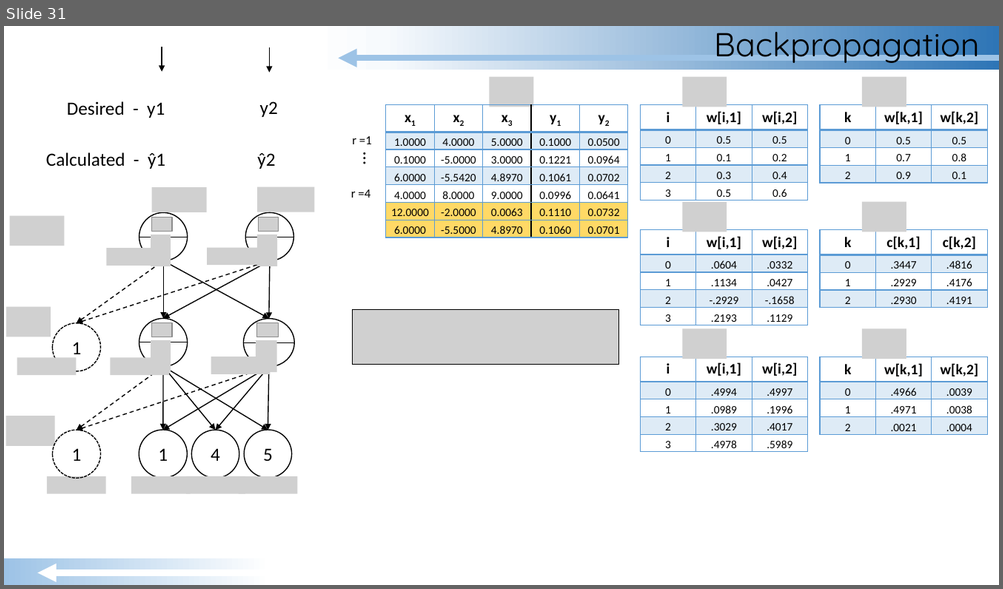
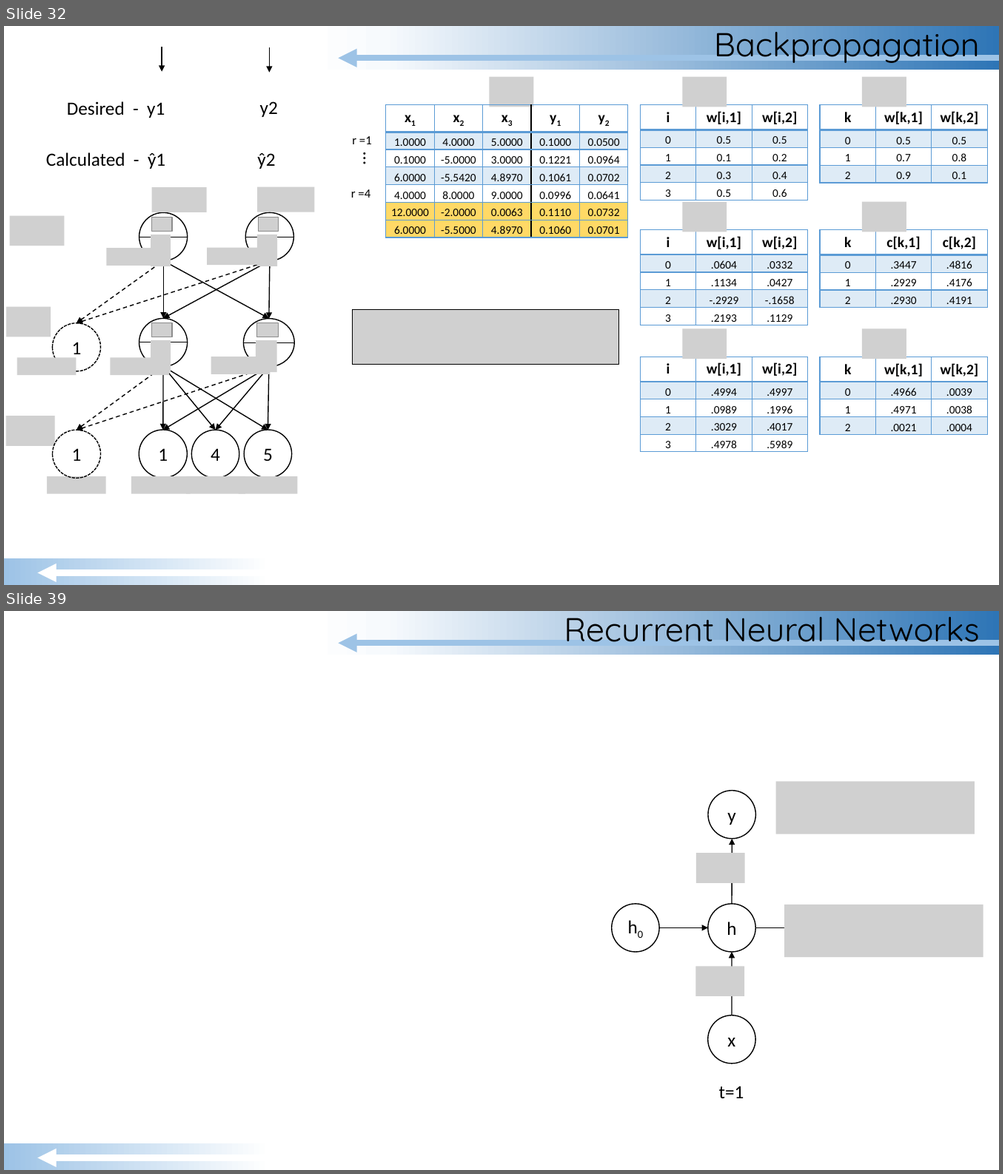
Before and after one commit to GradyKurpasi/RNN-Tutorial, a slide deck: MLP-RNN Tutorial.pptx. Shown one above the other, each under a label of ours: slide 31 before the commit, slides 32 and 39 after it; the slides between them are not shown. The pictures are 1003x589 and 1003x1174 pixels, drawn with LibreOffice and Linux fonts; fonts in the diff are those of the drawing; grey boxes stand for pictures. Boxes give left, top, right and bottom in pixels: in the first picture for what was removed or moved away, otherwise in the second. Text is boxed around its words. In the diff, an @@ line names an element or a change of style, - is before the commit and + after.

Commit message:
RNN Added

```diff
--- a/MLP-RNN Tutorial.pptx
+++ b/MLP-RNN Tutorial.pptx
@@ slide 39 added at bbox=[4, 611, 999, 1170], background #FFFFFF @@
@@ rectangle added at bbox=[308, 611, 999, 655], fill gradient #FFFFFF to #F7FAFD to #2E75B6 @@
@@ title added at bbox=[563, 617, 979, 646], 32 pt, text #000000 @@
+Recurrent Neural Networks
@@ arrow added from (999, 643) to (338, 643), #9DC3E6 6 pt @@
@@ picture added at bbox=[776, 782, 974, 834] @@
@@ ellipse added at bbox=[708, 791, 755, 840], outline #000000 1 pt, 18 pt, text #000000 @@
+y
@@ picture added at bbox=[696, 854, 744, 883] @@
@@ arrow added from (731, 904) to (731, 839), #000000 1 pt @@
@@ ellipse added at bbox=[612, 904, 659, 953], outline #000000 1 pt, 18 pt, text #000000 @@
+h0
@@ ellipse added at bbox=[708, 904, 755, 953], outline #000000 1 pt, 18 pt, text #000000 @@
+h
@@ picture added at bbox=[785, 905, 983, 958] @@
@@ arrow added from (659, 928) to (708, 928), #000000 1 pt @@
@@ arrow added from (756, 928) to (805, 928), #000000 1 pt @@
@@ arrow added from (731, 1015) to (731, 952), #000000 1 pt @@
@@ picture added at bbox=[696, 967, 744, 997] @@
@@ ellipse added at bbox=[708, 1015, 755, 1064], outline #000000 1 pt, 18 pt, text #000000 @@
+x
@@ text added at bbox=[719, 1086, 744, 1099], 18 pt, text #000000 @@
+t=1
@@ rectangle added at bbox=[4, 1144, 395, 1170], fill gradient #9DC3E6 to #FFFFFF @@
@@ arrow added from (698, 1159) to (37, 1159), #FFFFFF 6 pt @@
@@ what was slide 31 is now slide 32 @@
```
Also in this commit, not shown: 12 other slides added.
